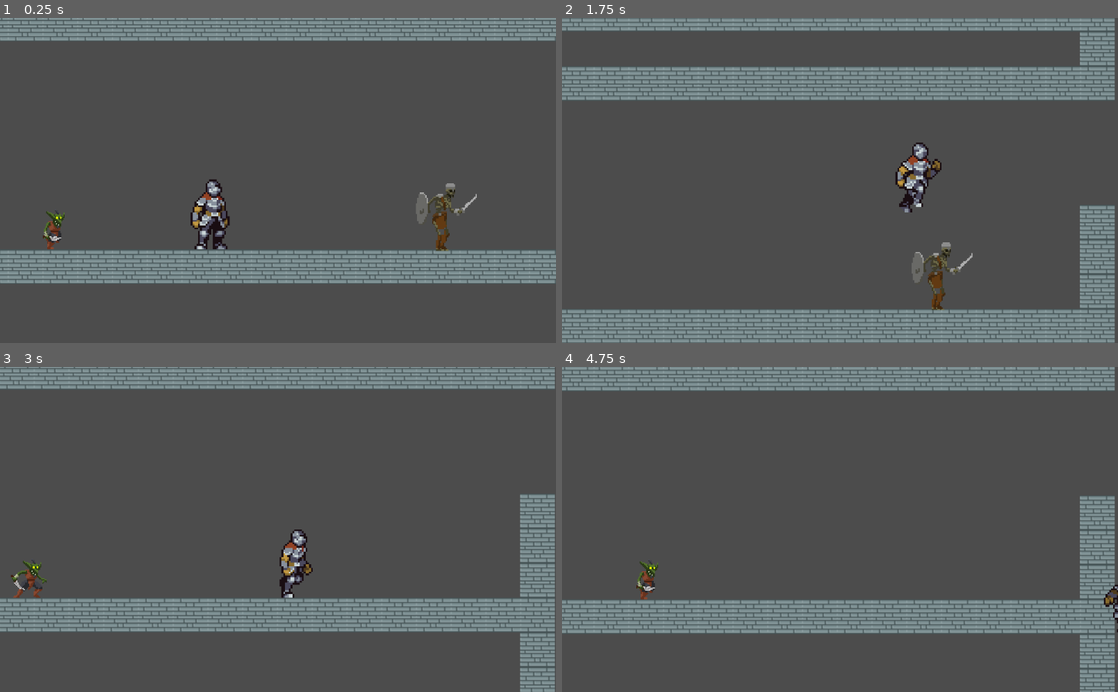
Above: before the commit, frames 1-4 (two rows, left to right).
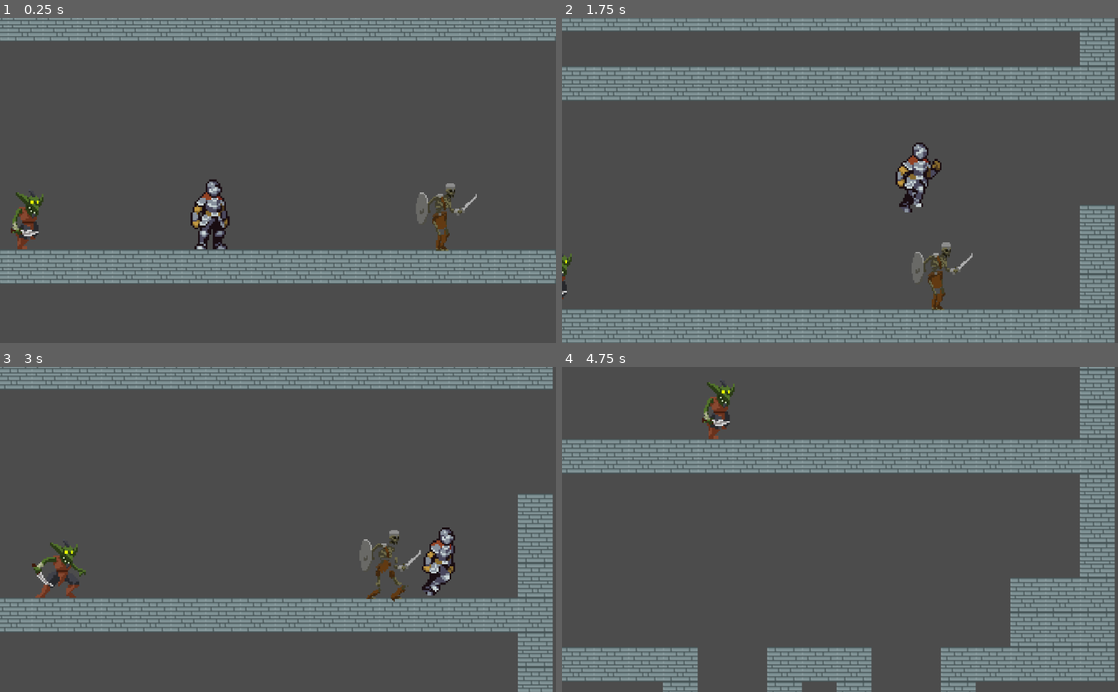
Above: after the commit, the same moments.

Repository: zacbowness/Blood-Demon
Game: Godot game, scene res://Scenes/Main.tscn
The game is run twice, just before and just after one commit, with the same random seed, the same clock (stepped at 60 frames per second) and the same inputs.
Inputs (mouse positions are in pixels of both pictures, inside the frame that each line leads up to):
- Up to frame 1 (0.25 s): no input
- Up to frame 2 (1.75 s): move the mouse to (962, 164) at 0.52 s; hold D (move_right) from 0.53 s (still down); click (962, 164) at 0.6 s; tap Space (jump) at 0.77, 1.52 s; move the mouse to (728, 196) at 1.27 s; tap Shift (sprint) at 1.35 s
- Up to frame 3 (3 s): move the mouse to (333, 458) at 2.02 s; release D (move_right) at 2.03 s; hold A (move_left) 2.03-2.78 s; click (333, 458) at 2.1 s; move the mouse to (250, 594) at 2.77 s; hold D (move_right) from 2.78 s (still down); tap Shift (sprint) at 2.85 s
- Up to frame 4 (4.75 s): tap Space (jump) at 3.02, 3.77, 4.52 s; move the mouse to (1006, 578) at 3.52 s; click (1006, 578) at 3.6 s; move the mouse to (673, 480) at 4.27 s; release D (move_right) at 4.28 s; hold A (move_left) from 4.28 s (still down); tap Shift (sprint) at 4.35 s

The runs differ from the first frame. In frame 1, 0.8% of the frame differs, in the area x 2-12%, y 53-72%; in frame 2, 0.1%; in frame 3, 5.5%; in frame 4, 36%, in the area x 0-100%, y 0-100%.

Commit message:
Death Animation Skeleton and No Blinking on Dead enemies

Diff:
--- a/Scenes/Goblin.tscn
+++ b/Scenes/Goblin.tscn
@@ -81,7 +81,7 @@
 [sub_resource type="RectangleShape2D" id=23]
 extents = Vector2( 17, 18.25 )
 
-[node name="Enemy" type="KinematicBody2D"]
+[node name="Enemy" type="KinematicBody2D" groups=["Enemy"]]
 position = Vector2( 437, 305 )
 collision_layer = 4
 collision_mask = 0
@@ -131,7 +131,12 @@
 enabled = true
 collision_mask = 2
 
+[node name="Timer" type="Timer" parent="."]
+wait_time = 2.0
+one_shot = true
+
 [connection signal="animation_finished" from="AnimationPlayer" to="." method="_on_AnimationPlayer_animation_finished"]
 [connection signal="body_entered" from="HitBox" to="." method="_on_HitBox_body_entered"]
 [connection signal="body_entered" from="PlayerDetector" to="." method="_on_PlayerDetector_body_entered"]
 [connection signal="body_exited" from="PlayerDetector" to="." method="_on_PlayerDetector_body_exited"]
+[connection signal="timeout" from="Timer" to="." method="_on_Timer_timeout"]
--- a/Scenes/Main.tscn
+++ b/Scenes/Main.tscn
@@ -80,7 +80,8 @@
 }
 
 [node name="Goblin" parent="." instance=ExtResource( 5 )]
-position = Vector2( -190, -29 )
+position = Vector2( -220, -42 )
+scale = Vector2( 1.5, 1.5 )
 
 [editable path="Player"]
 [editable path="Player/PlayerHurtbox"]
--- a/Scenes/Skeleton.tscn
+++ b/Scenes/Skeleton.tscn
@@ -98,7 +98,7 @@
 [sub_resource type="RectangleShape2D" id=23]
 extents = Vector2( 28.5, 26.5 )
 
-[node name="Enemy" type="KinematicBody2D"]
+[node name="Enemy" type="KinematicBody2D" groups=["Enemy"]]
 position = Vector2( 437, 305 )
 collision_layer = 4
 collision_mask = 0
@@ -149,7 +149,11 @@
 enabled = true
 collision_mask = 2
 
+[node name="Timer" type="Timer" parent="."]
+wait_time = 2.0
+
 [connection signal="animation_finished" from="AnimationPlayer" to="." method="_on_AnimationPlayer_animation_finished"]
 [connection signal="body_entered" from="HitBox" to="." method="_on_HitBox_body_entered"]
 [connection signal="body_entered" from="PlayerDetector" to="." method="_on_PlayerDetector_body_entered"]
 [connection signal="body_exited" from="PlayerDetector" to="." method="_on_PlayerDetector_body_exited"]
+[connection signal="timeout" from="Timer" to="." method="_on_Timer_timeout"]
--- a/scripts/Enemy.gd
+++ b/scripts/Enemy.gd
@@ -10,10 +10,18 @@
 var animation = false;
 var inRange = false
 var damage = 100
+var isDead = false
+
 
 func _ready():
 	$AnimationPlayer.play("Walk")
 	connect("hit", get_tree().get_nodes_in_group("Player")[0], "_on_Enemy_hit")
+	if (get_node(".").name == "Goblin"):
+		speed = -50
+		damage = 70
+	elif (get_node(".").name == "Skeleton"):
+		speed = -30
+		damage = 100
 
 
 func _process(delta):
@@ -59,10 +67,22 @@
 			$AnimationPlayer.play("Walk")
 
 func death():
+	isDead = true
+	speed = 0
+	$HitBox/CollisionShape2D.disabled = true
+	$AnimationPlayer.play("Death")
+	$CollisionShape2D.disabled = true
+	$EnemyHitBox/CollisionShape2D.disabled = true
+	$PlayerDetector/CollisionShape2D.disabled = true
 	$HitBox.monitoring = false
-	hide()
-	queue_free()
+	$EnemyHitBox.monitoring = false
+	$PlayerDetector.monitoring = false
+	$Timer.start()
 
 func _on_HitBox_body_entered(body):
 	print(body.name)
 	emit_signal("hit", damage, is_moving_right)
+
+
+func _on_Timer_timeout():
+	queue_free()
--- a/scripts/PlayerHurtbox.gd
+++ b/scripts/PlayerHurtbox.gd
@@ -16,7 +16,8 @@
 
 #Player flashes white when hitting enemy body
 func _on_PlayerHurtbox_area_entered(area: Area2D) -> void:
-	flash ()
+	if (area.get_parent().isDead == false):
+		flash ()
 
 #The function called to make character flash white
 func flash ():
--- a/scripts/Player_script2.0.gd
+++ b/scripts/Player_script2.0.gd
@@ -185,4 +185,5 @@
 		MAXSPEED = 500	#Not certain what this is for -- Zac
 
 func _on_PlayerHurtbox_area_entered(area):
-	takeDamage(enemy_damage)
+	if (area.get_parent().isDead == false):
+		takeDamage(enemy_damage)
